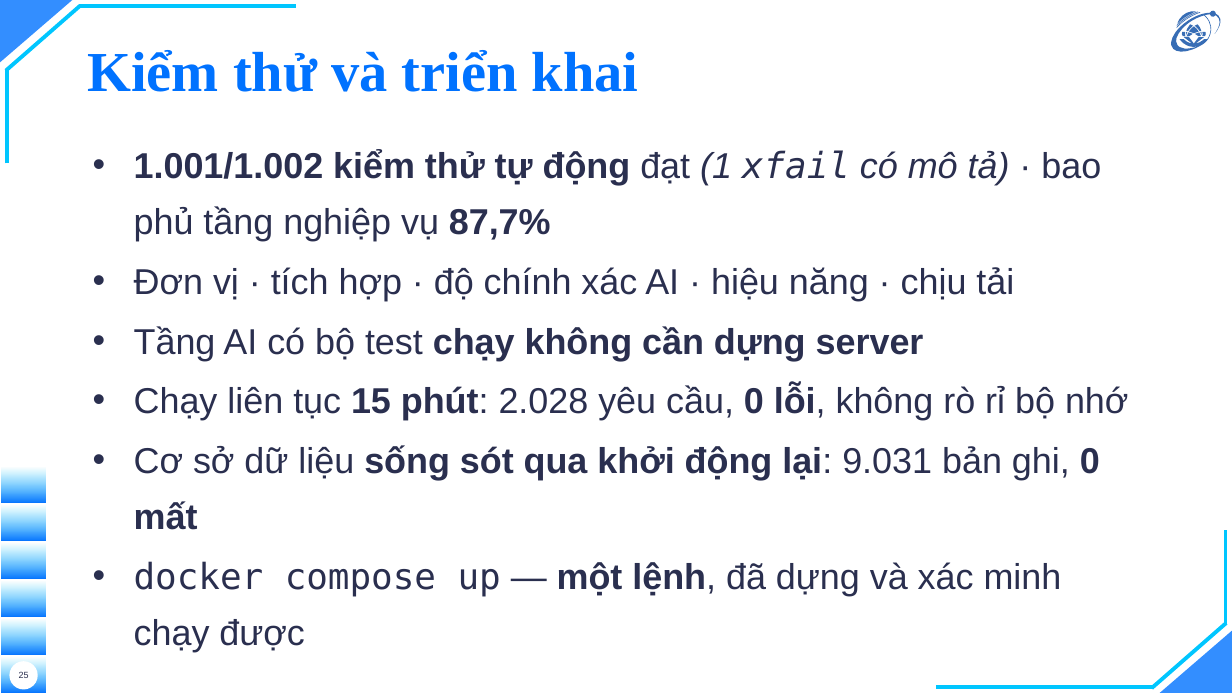
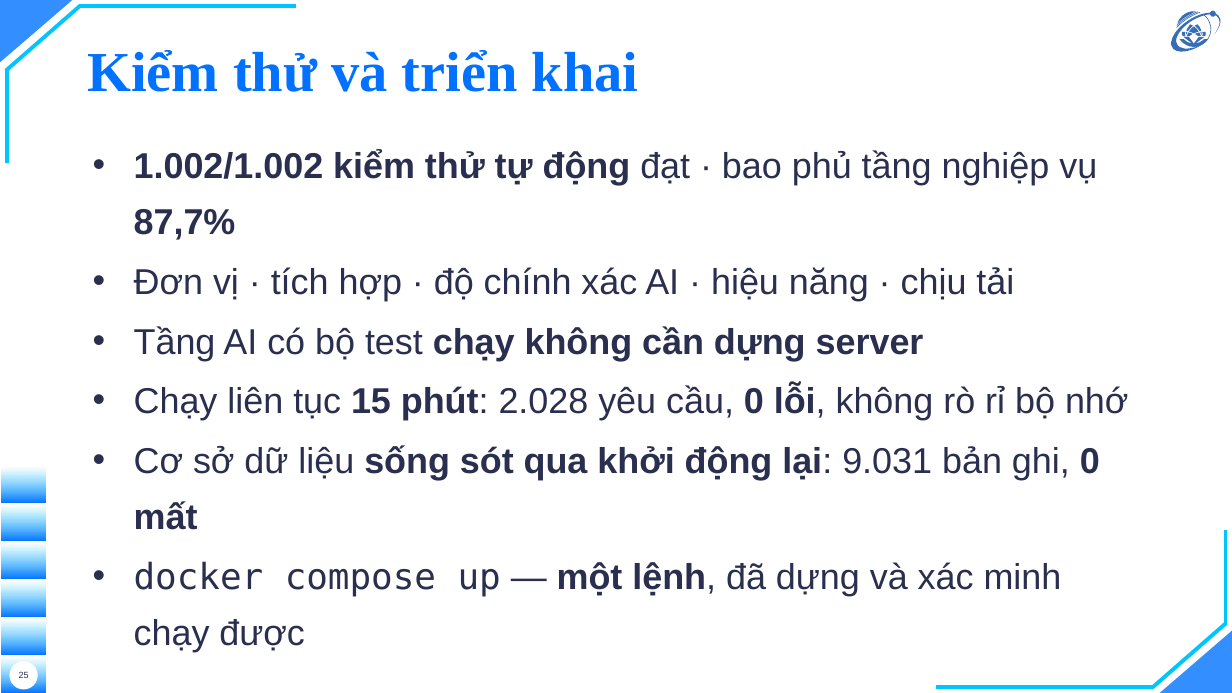
Before and after one commit to hieunguyen2604/alpr-do-an-mon-hoc, a slide deck: slide 25 of docs/slides/slides.pptx. Drawn at 1232x693 pixels with LibreOffice and Linux fonts; fonts in the diff are those of the drawing; background and template pictures are left out. Boxes give left, top, right and bottom in pixels: in the first picture for what was removed or moved away, otherwise in the second. Text is boxed around its words. In the diff, an @@ line names an element or a change of style, - is before the commit and + after.

```diff
--- a/docs/slides/slides.pptx
+++ b/docs/slides/slides.pptx
@@ text at <box>134,150,1097,240</box>: text changed; bold on @@
-• 1.001/1.002 kiểm thử tự động đạt (1 xfail có mô tả) · bao phủ tầng nghiệp vụ 87,7%
+• 1.002/1.002 kiểm thử tự động đạt · bao phủ tầng nghiệp vụ 87,7%
```
Also in this commit, not shown: 1 other slide changed, 15 other files.
